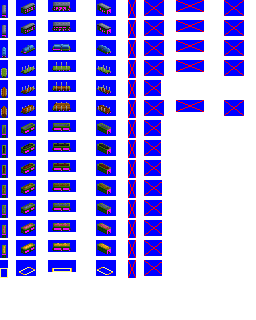
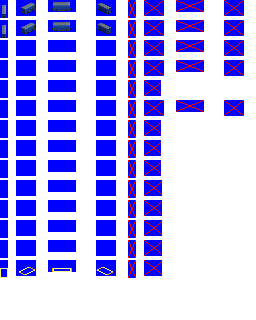
Revision of a layered (256, 320) image; what changed, layer by layer:
removed layer "stakes" over (1, 62, 110, 116)
removed layer "logs" over (1, 86, 111, 117)
removed layer "loads" over (3, 143, 109, 253)
painted on "wagons" over (2, 2, 111, 258)
